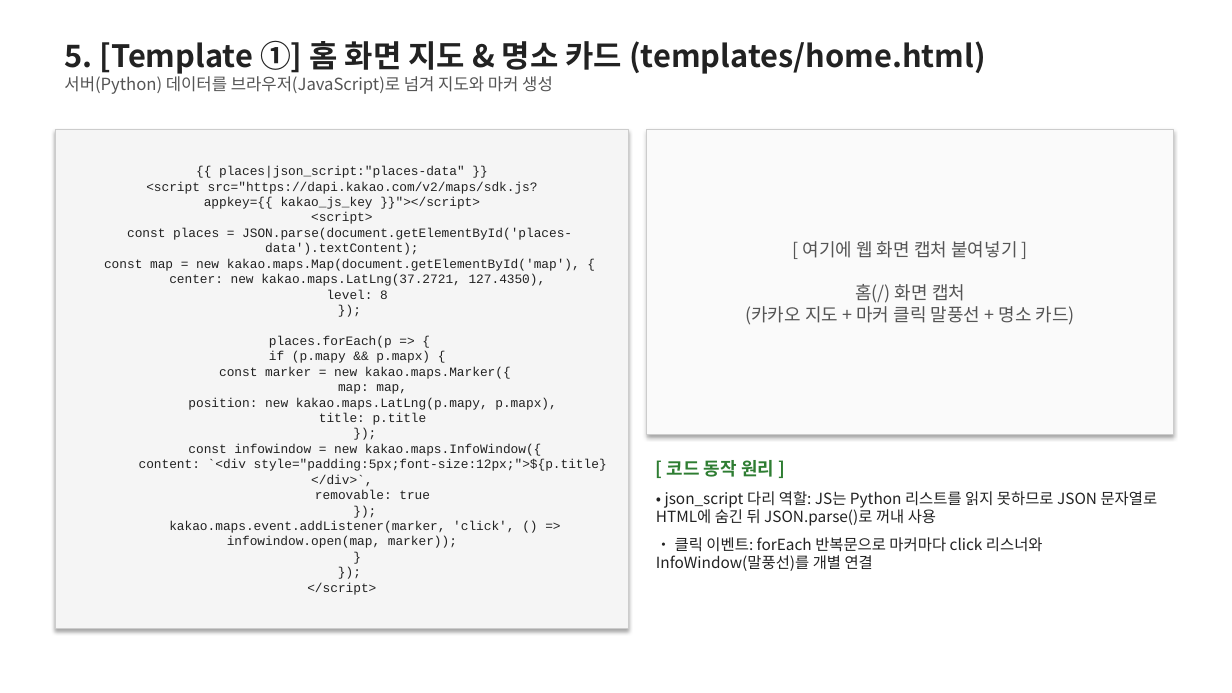
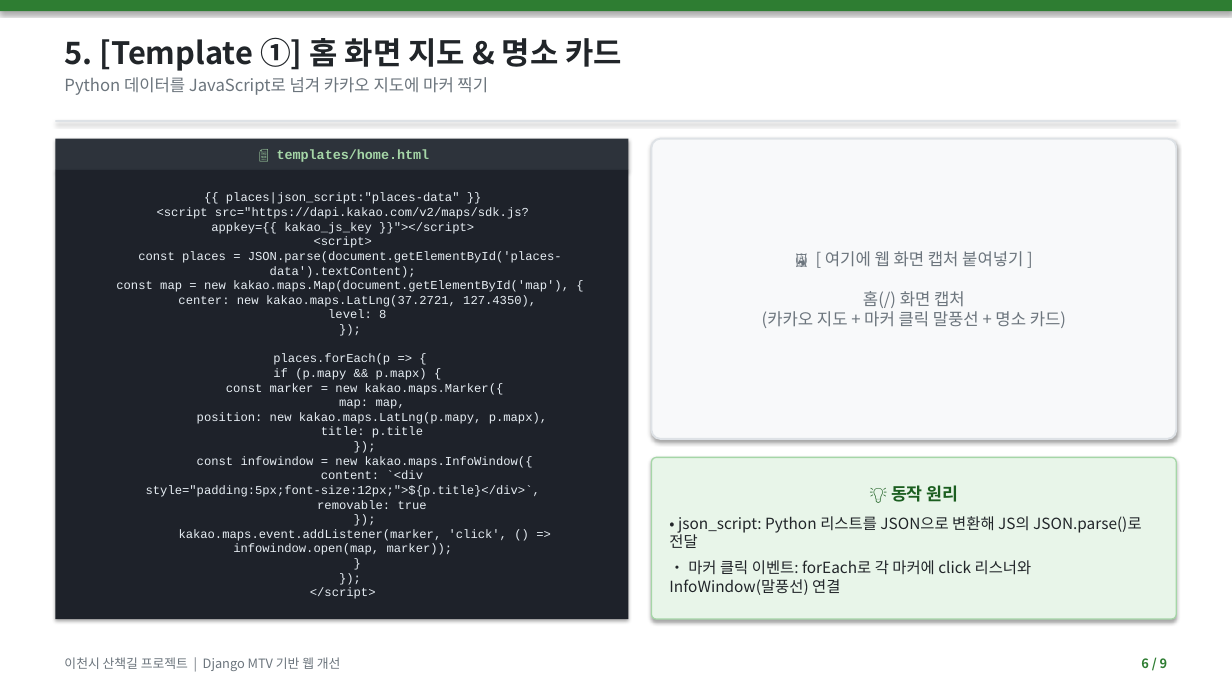
Before and after one commit to bae-hyung-jin/Django, a slide deck: slide 6 of 이천시_산책길_프로젝트_발표.pptx. Drawn at 1232x693 pixels with LibreOffice and Linux fonts; fonts in the diff are those of the drawing. Boxes give left, top, right and bottom in pixels: in the first picture for what was removed or moved away, otherwise in the second. Text is boxed around its words. In the diff, an @@ line names an element or a change of style, - is before the commit and + after.

```diff
--- a/이천시_산책길_프로젝트_발표.pptx
+++ b/이천시_산책길_프로젝트_발표.pptx
@@ rectangle added at (x1=0, y1=0, x2=1232, y2=11), fill #2E7D32 @@
@@ text at (x1=64, y1=37, x2=623, y2=95): text changed; size 24 to 13 pt; text colour #222222 to #6C757D; bold off @@
-5. [Template ①] 홈 화면 지도 & 명소 카드 (templates/home.html)
-서버(Python) 데이터를 브라우저(JavaScript)로 넘겨 지도와 마커 생성
+5. [Template ①] 홈 화면 지도 & 명소 카드
+Python 데이터를 JavaScript로 넘겨 카카오 지도에 마커 찍기
@@ rectangle added at (x1=55, y1=120, x2=1177, y2=122), fill #DEE2E6 @@
@@ rectangle added at (x1=55, y1=139, x2=628, y2=170), fill #2D333B, 10.5 pt, text #A5D6A7, bold @@
+📄 templates/home.html
@@ rounded rectangle "🖼️ [ 여기에 웹 화면 ..." resized from (x1=647, y1=129, x2=1174, y2=434) to (x1=652, y1=139, x2=1177, y2=439) @@
@@ rounded rectangle "🖼️ [ 여기에 웹 화면 ..." at (x1=652, y1=139, x2=1177, y2=439): rectangle to rounded rectangle; fill #FAFAFA to #F8F9FA; outline #CCCCCC 0.75 pt to #DEE2E6 1.5 pt @@
@@ rectangle "{{ places|json_script:"places-data" }} <script src="https:// ..." resized from (x1=55, y1=129, x2=628, y2=628) to (x1=55, y1=170, x2=628, y2=619) @@
@@ rectangle "{{ places|json_script:"places-data" }} <script src="https:// ..." at (x1=55, y1=170, x2=628, y2=619): size 10 to 9.5 pt, text colour #222222 to #E6EDF3; fill #F5F5F5 to #1E222A; outline #CCCCCC 0.75 pt to none @@
@@ text in rounded rectangle at (x1=762, y1=251, x2=1066, y2=328): text changed; size 14 to 13 pt; text colour #555555 to #6C757D @@
-[ 여기에 웹 화면 캡처 붙여넣기 ]
-홈(/) 화면 캡처
-(카카오 지도 + 마커 클릭 말풍선 + 명소 카드)
+🖼️ [ 여기에 웹 화면 캡처 붙여넣기 ]
+홈(/) 화면 캡처
+(카카오 지도 + 마커 클릭 말풍선 + 명소 카드)
@@ rounded rectangle "💡 동작 원리" resized from (x1=656, y1=460, x2=1158, y2=571) to (x1=652, y1=457, x2=1177, y2=619) @@
@@ rounded rectangle "💡 동작 원리" at (x1=652, y1=457, x2=1177, y2=619): vertical alignment top to middle; fill none to #E8F5E9; outline none to #A5D6A7 1 pt; shadow on @@
@@ text in rounded rectangle at (x1=669, y1=485, x2=1141, y2=595): text changed; text colour #222222 to #212529 @@
-[ 코드 동작 원리 ]
-• json_script 다리 역할: JS는 Python 리스트를 읽지 못하므로 JSON 문자열로 HTML에 숨긴 뒤 JSON.parse()로 꺼내 사용
-• 클릭 이벤트: forEach 반복문으로 마커마다 click 리스너와 InfoWindow(말풍선)를 개별 연결
+💡 동작 원리
+• json_script: Python 리스트를 JSON으로 변환해 JS의 JSON.parse()로 전달
+• 마커 클릭 이벤트: forEach로 각 마커에 click 리스너와 InfoWindow(말풍선) 연결
@@ text added at (x1=64, y1=657, x2=341, y2=671), 10 pt, text #6C757D @@
+이천시 산책길 프로젝트 | Django MTV 기반 웹 개선
@@ text added at (x1=1141, y1=658, x2=1168, y2=668), 10 pt, text #2E7D32, bold @@
+6 / 9
```
Also in this commit, not shown: 8 other slides changed, 4 other files.
